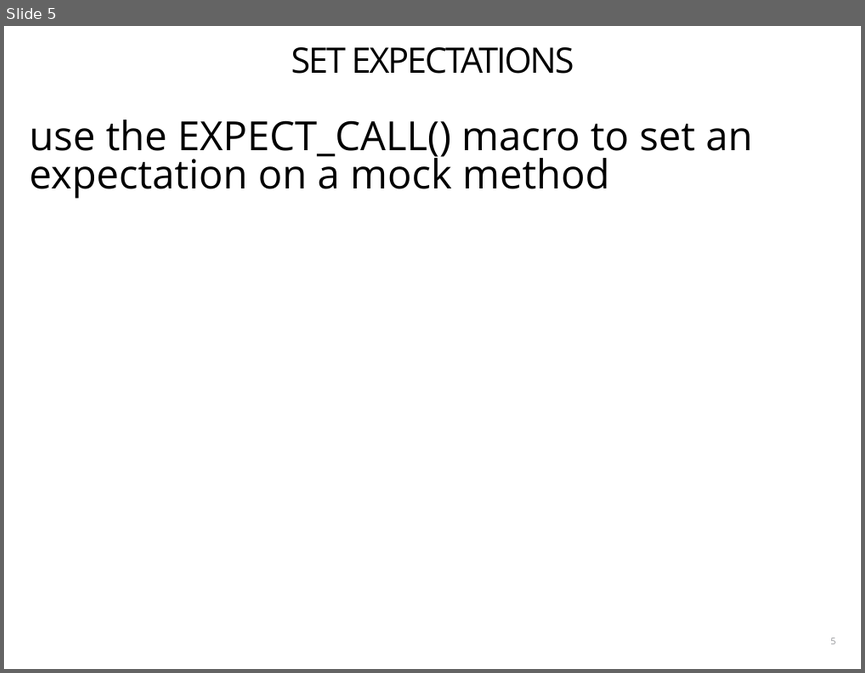
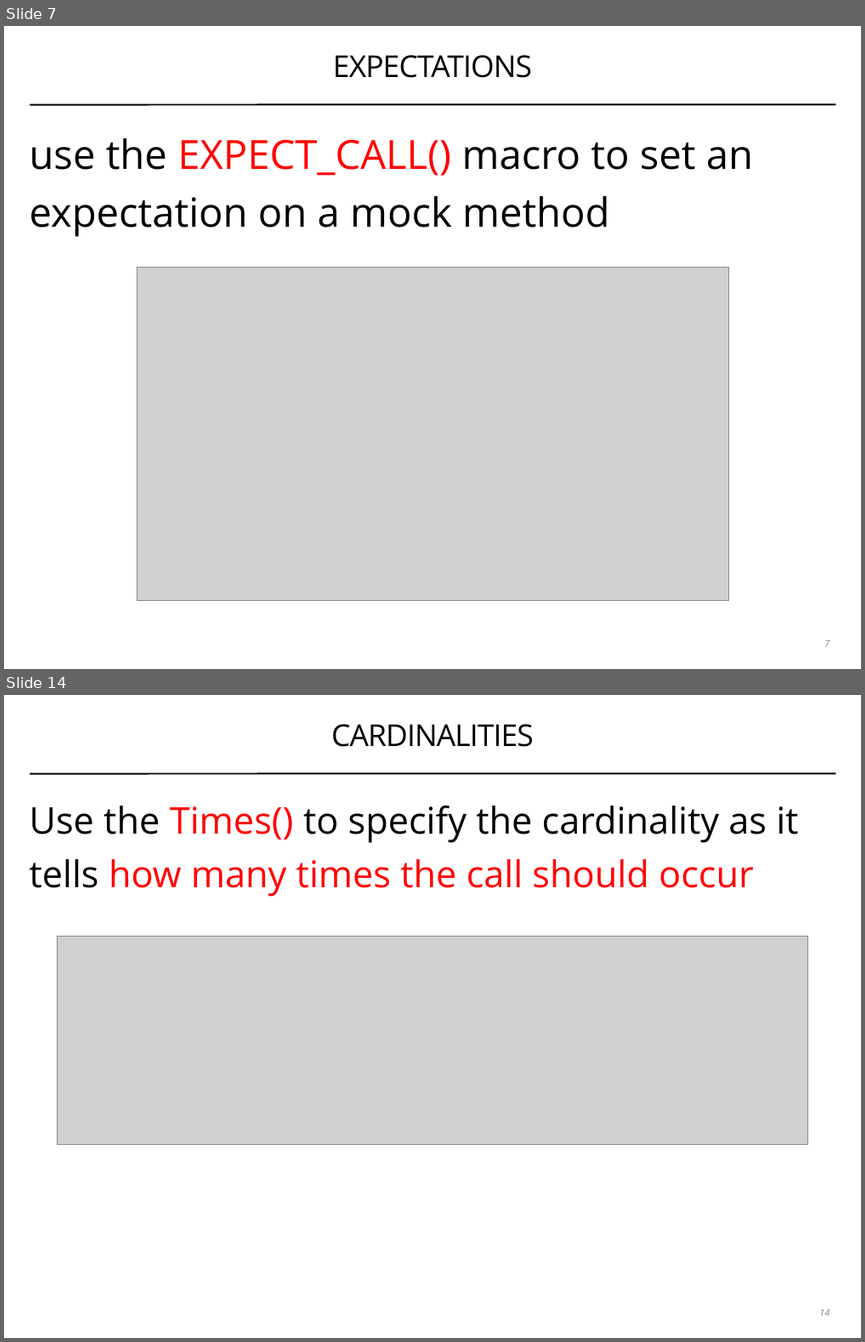
Before and after one commit to coney/cpp-unit-testing, a slide deck: .slides/02-stubs-and-mocks.pptx. Shown one above the other, each under a label of ours: slide 5 before the commit, slides 7 and 14 after it; the slides between them are not shown. The pictures are 865x673 and 865x1342 pixels, drawn with LibreOffice and Linux fonts; fonts in the diff are those of the drawing; grey boxes stand for pictures. Boxes give left, top, right and bottom in pixels: in the first picture for what was removed or moved away, otherwise in the second. Text is boxed around its words. In the diff, an @@ line names an element or a change of style, - is before the commit and + after.

```diff
--- a/.slides/02-stubs-and-mocks.pptx
+++ b/.slides/02-stubs-and-mocks.pptx
@@ slide 14 added at (4, 695, 861, 1338), background #FFFFFF; not listed: 1 template element that a slide beside it also shows @@
@@ title added at (331, 724, 534, 747), 36 pt, text #000000 @@
+CARDINALITIES
@@ text added at (30, 805, 798, 896), 44 pt, text #000000 @@
+Use the Times() to specify the cardinality as it tells how many times the call should occur
@@ picture added at (57, 936, 808, 1145) @@
@@ page number added at (819, 1309, 829, 1315), 11 pt, text #808184, italic @@
+14
@@ what was slide 5 is now slide 7 @@
@@ slide 7 changed as well @@
@@ title at (333, 55, 532, 78): text changed; size 42 to 36 pt @@
-SET EXPECTATIONS
+EXPECTATIONS
@@ text "use the EXPECT_CALL() macro to ..." at (30, 138, 753, 237): text colour #000000 to #FF0000 in "EXPECT_CALL()"; indent changed; line spacing 0.8 to 1.2 @@
@@ line added from (30, 105) to (836, 104), #000000 2 pt @@
@@ picture added at (137, 267, 728, 601) @@
@@ page number at (824, 640, 829, 646): text changed; text colour #929396 to #808184; italic on @@
-5
+7
```
Also in this commit, not shown: 5 other slides changed, 10 other slides added, 4 slides removed.
